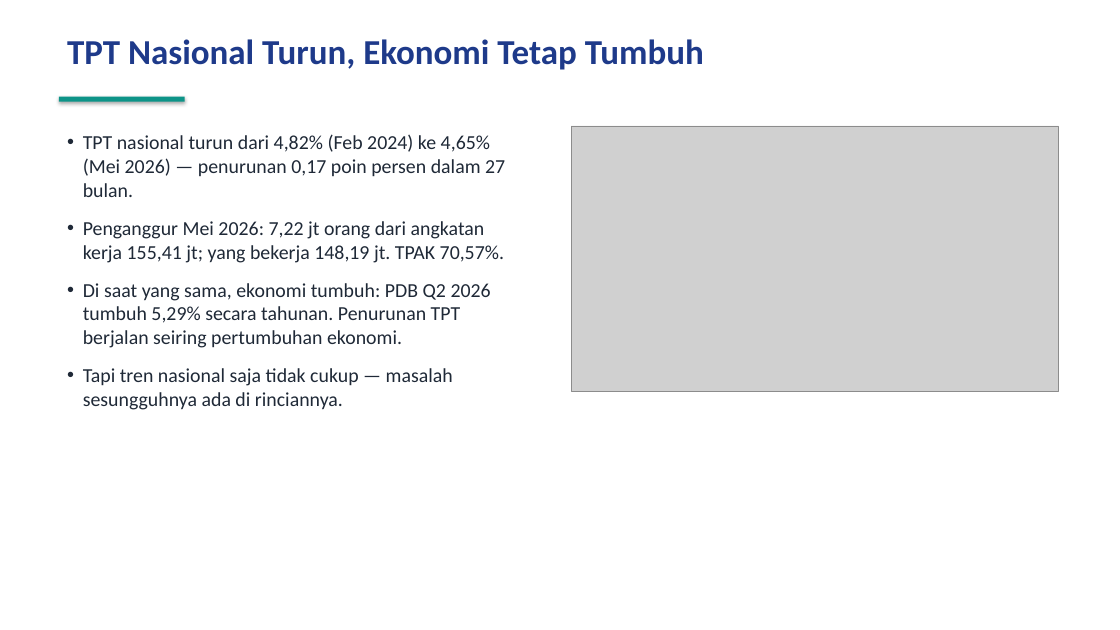
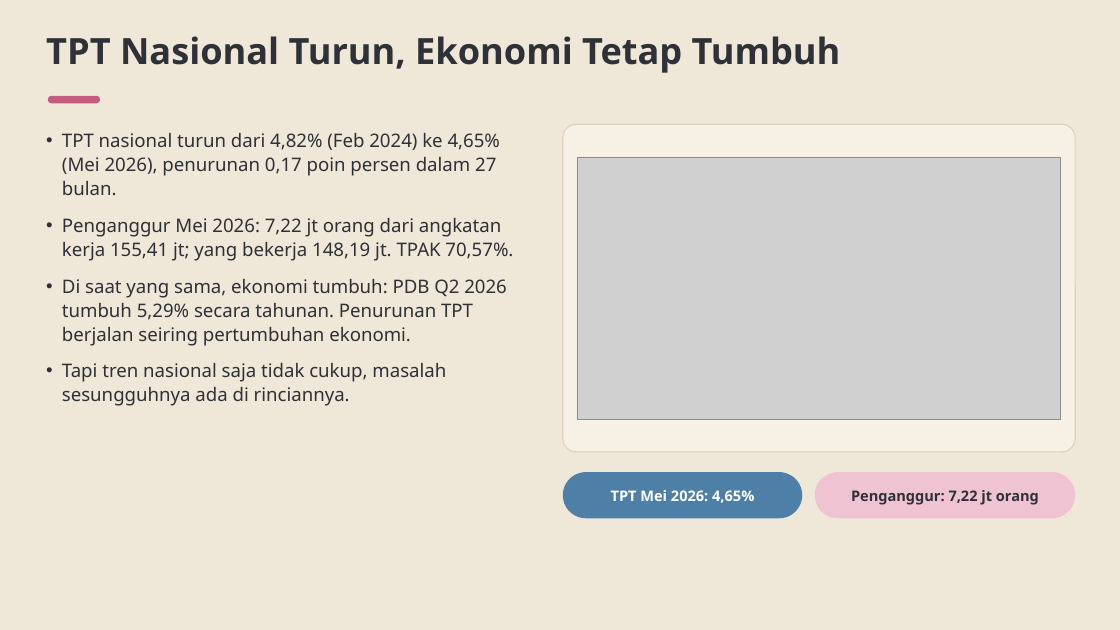
Before and after one commit to baghizash/pengangguran-indonesia-2026, a slide deck: slide 3 of Portofolio-Analisis-Pengangguran-2026.pptx. Drawn at 1120x630 pixels with LibreOffice and Linux fonts; fonts in the diff are those of the drawing; grey boxes stand for pictures. Boxes give left, top, right and bottom in pixels: in the first picture for what was removed or moved away, otherwise in the second. Text is boxed around its words. In the diff, an @@ line names an element or a change of style, - is before the commit and + after.

```diff
--- a/Portofolio-Analisis-Pengangguran-2026.pptx
+++ b/Portofolio-Analisis-Pengangguran-2026.pptx
@@ background #FFFFFF to #EFE7D8 @@
@@ text "TPT Nasional Turun, Ekonomi Tetap ...": place and size @@
-text "TPT Nasional Turun, Ekonomi Tetap ..." at <box>67,39,704,70</box>
+text "TPT Nasional Turun, Ekonomi Tetap ..." at <box>46,36,841,73</box>
@@ text "TPT Nasional Turun, Ekonomi Tetap ..." at <box>46,36,841,73</box>: size 30 to 31 pt, font Calibri to Noto Sans, text colour #1E3A8A to #2E3138; line spacing 1 to 1.07 @@
@@ rounded rectangle: place and size @@
-rounded rectangle at <box>59,97,185,102</box>
+rounded rectangle at <box>48,96,100,103</box>
@@ rounded rectangle at <box>48,96,100,103</box>: rectangle to rounded rectangle; fill #0D9488 to #C75B7F; shadow off @@
@@ text "TPT nasional turun dari 4,82% ...": place and size @@
-text "TPT nasional turun dari 4,82% ..." at <box>83,134,505,410</box>
+text "TPT nasional turun dari 4,82% ..." at <box>62,133,513,406</box>
@@ text at <box>62,133,500,195</box>: text changed; size 17 to 16 pt; font Calibri to Noto Sans; text colour #1F2937 to #2E3138 @@
-• TPT nasional turun dari 4,82% (Feb 2024) ke 4,65% (Mei 2026) — penurunan 0,17 poin persen dalam 27 bulan.
+• TPT nasional turun dari 4,82% (Feb 2024) ke 4,65% (Mei 2026), penurunan 0,17 poin persen dalam 27 bulan.
@@ rounded rectangle added at <box>563,124,1075,452</box>, fill #F7F1E5, outline #DED2BA 1 pt @@
@@ picture: place and size @@
-picture at <box>571,126,1059,392</box>
+picture at <box>578,157,1060,419</box>
@@ text at <box>62,218,513,346</box>: size 17 to 16 pt, font Calibri to Noto Sans, text colour #1F2937 to #2E3138 in "Penganggur Mei 2026: 7,22 jt orang dari ...", "Di saat yang sama, ekonomi tumbuh: PDB ..."; line spacing 1 to 1.07; less space between paragraphs @@
@@ text at <box>62,363,446,406</box>: text changed; size 17 to 16 pt; font Calibri to Noto Sans; text colour #1F2937 to #2E3138 @@
-• Tapi tren nasional saja tidak cukup — masalah sesungguhnya ada di rinciannya.
+• Tapi tren nasional saja tidak cukup, masalah sesungguhnya ada di rinciannya.
@@ rounded rectangle added at <box>563,472,802,518</box>, fill #4E7FA6 @@
@@ rounded rectangle added at <box>815,472,1075,518</box>, fill #EFC3D2 @@
@@ text added at <box>611,490,754,503</box>, 12.5 pt, text #FFFFFF, bold @@
+TPT Mei 2026: 4,65%
@@ text added at <box>851,490,1039,505</box>, 12.5 pt, text #2E3138, bold @@
+Penganggur: 7,22 jt orang
```
Also in this commit, not shown: 9 other slides changed.
